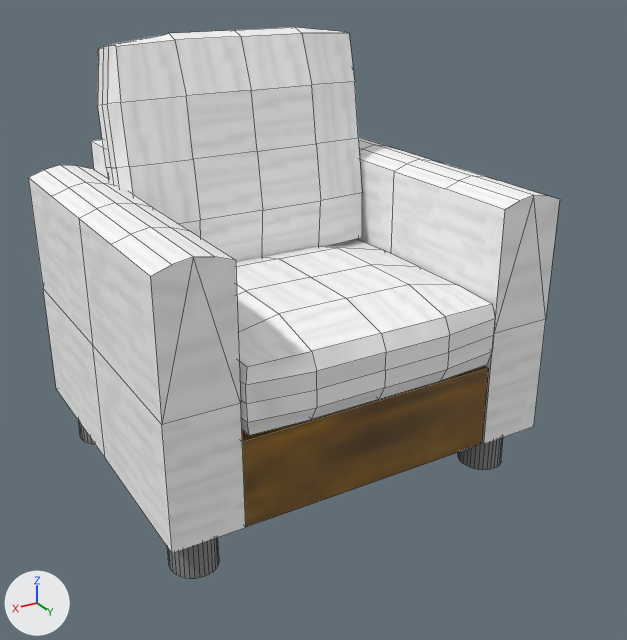
Renders of the OBJ model models/simple_sofa_1.obj from each side of a commit.
Rendered twice from a 50 mm lens placed at (2.06, 3.63, 1.66), pointed at (-0.02, 0.16, -0.07). Arrows for +X, +Y and +Z are at lower left; the lights stay in place. Mesh edges are drawn as thin lines. Where no turn or scale is listed for an object, it has been applied to the vertices.
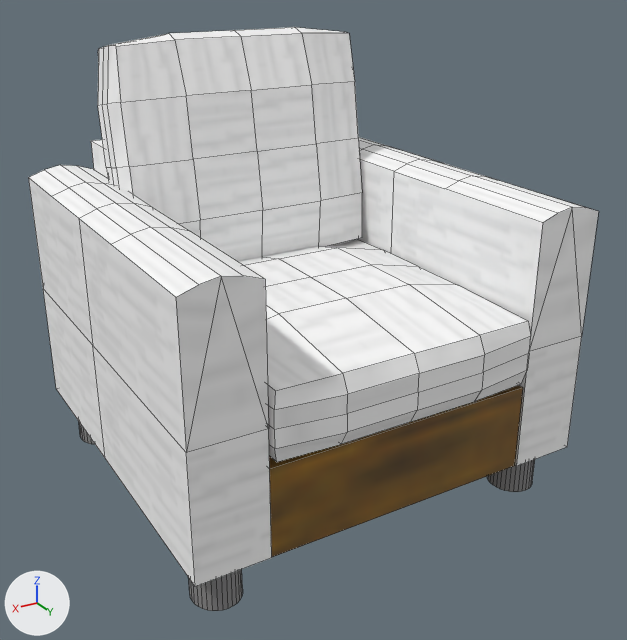
The newer file is also turned or shifted as a whole; pictures and numbers use the older file's frame.

The change, as a diff of the scene's bpy script:
```diff
--- a/models/simple_sofa_1.obj.py
+++ b/models/simple_sofa_1.obj.py
@@ me_cube_004 @@
 me_cube_004.from_pydata(...)  # 542 vertices, 408 faces; spans x -1.03..1.03, y -0.98..0.82, z -0.94..1.27
 # used by ob_cube_004; location = (0.0, 0.0, 0.0)
+# me_cube_004 part 1: the loose piece of 64 vertices spanning x -0.97..-0.74, y 0.43..0.67, z -0.94..-0.69 is moved by (0.0, 0.24, 0.0)
+# me_cube_004 part 2: the loose piece of 64 vertices spanning x 0.74..0.97, y 0.43..0.67, z -0.94..-0.69 is moved by (0.0, 0.24, 0.0)
+# me_cube_004 part 3: all 47 vertices in x -1.03..1.03, y 0.75..0.82, z -0.7..0.6 are moved by (0.0, 0.24, 0.0)
 me_cube_004.materials.append(mat_material)
```

What differs and where, as boxes (x1, y1, x2, y2) in the pictures (627 x 640 px; the box of a moved part takes in the faces that stretch with it):
'Cube.004', reshaped (7% wider): before (28, 27, 560, 579); after (28, 27, 599, 611)
part 1 of me_cube_004, moved or reshaped: before (458, 438, 503, 470); after (487, 459, 535, 492)
part 2 of me_cube_004, moved or reshaped: before (167, 538, 219, 579); after (189, 569, 243, 611)
part 3 of me_cube_004, moved or reshaped: before (143, 190, 560, 553); after (143, 190, 599, 587)
